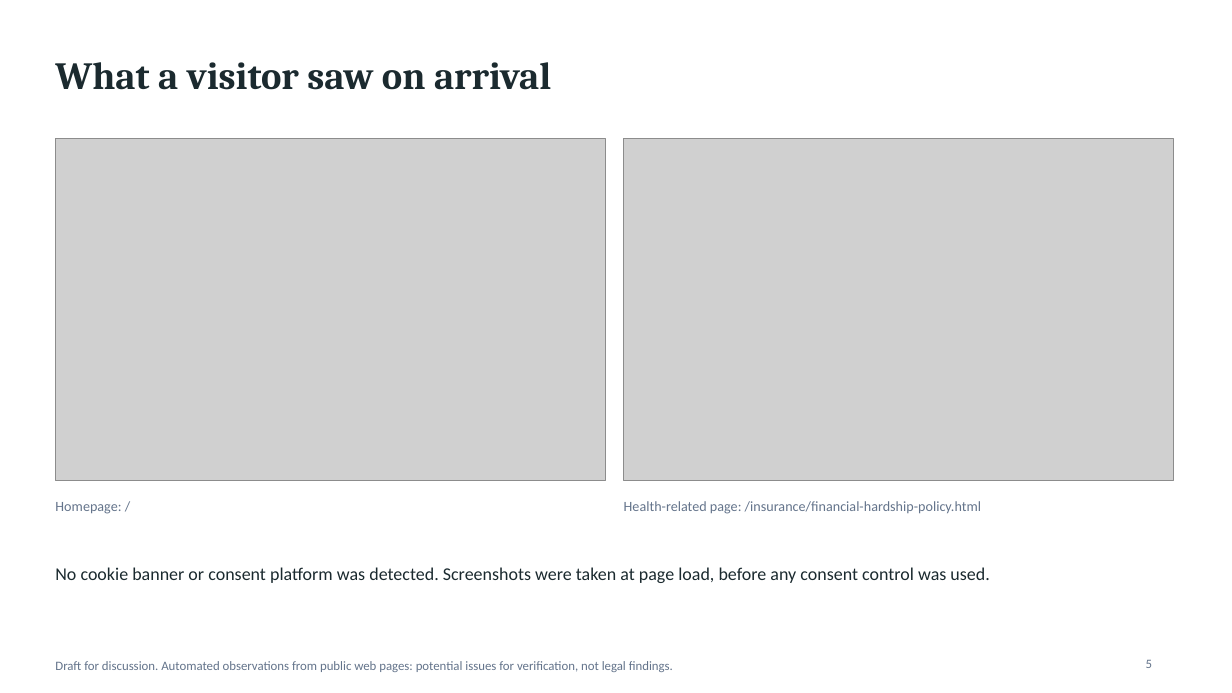
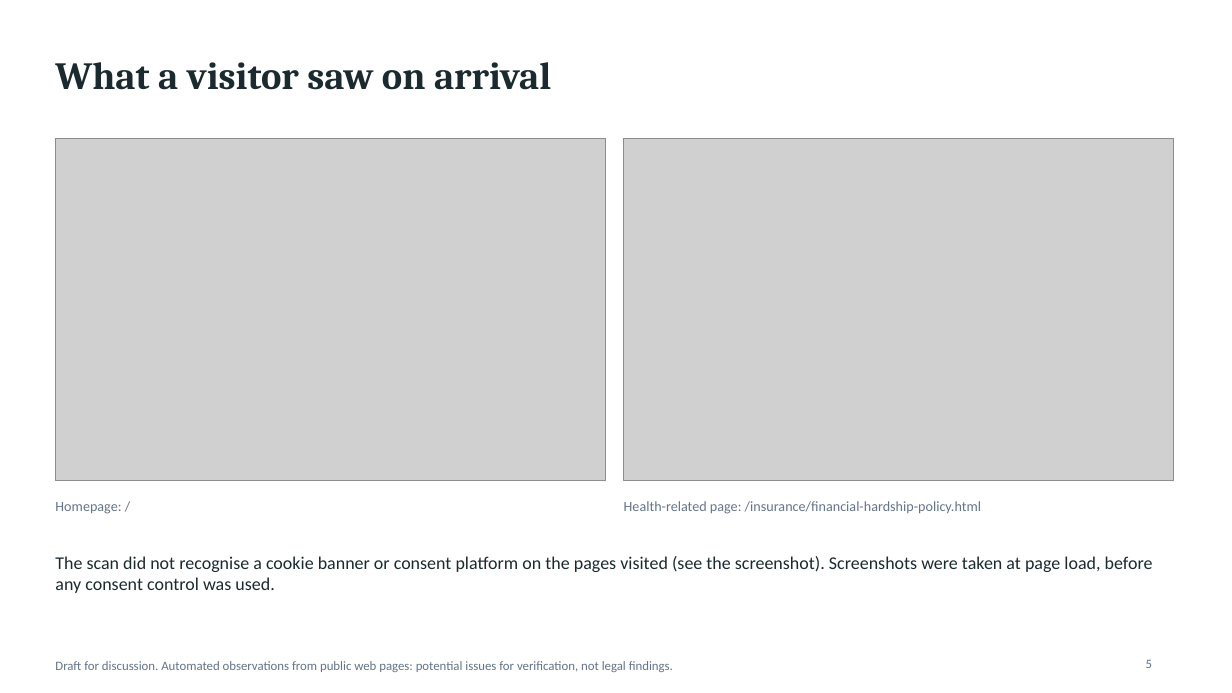
Before and after one commit to tkscott-ai/Pixel_Tracking, a slide deck: slide 5 of for_sending/Suncorp - briefing for discussion.pptx. Drawn at 1232x693 pixels with LibreOffice and Linux fonts; fonts in the diff are those of the drawing; grey boxes stand for pictures. Boxes give left, top, right and bottom in pixels: in the first picture for what was removed or moved away, otherwise in the second. Text is boxed around its words. In the diff, an @@ line names an element or a change of style, - is before the commit and + after.

```diff
--- a/for_sending/Suncorp - briefing for discussion.pptx
+++ b/for_sending/Suncorp - briefing for discussion.pptx
@@ text at box(55, 556, 1153, 593): text changed @@
-No cookie banner or consent platform was detected. Screenshots were taken at page load, before any consent control was used.
+The scan did not recognise a cookie banner or consent platform on the pages visited (see the screenshot). Screenshots were taken at page load, before any consent control was used.
```
Also in this commit, not shown: 1 other slide changed, 45 other files.
